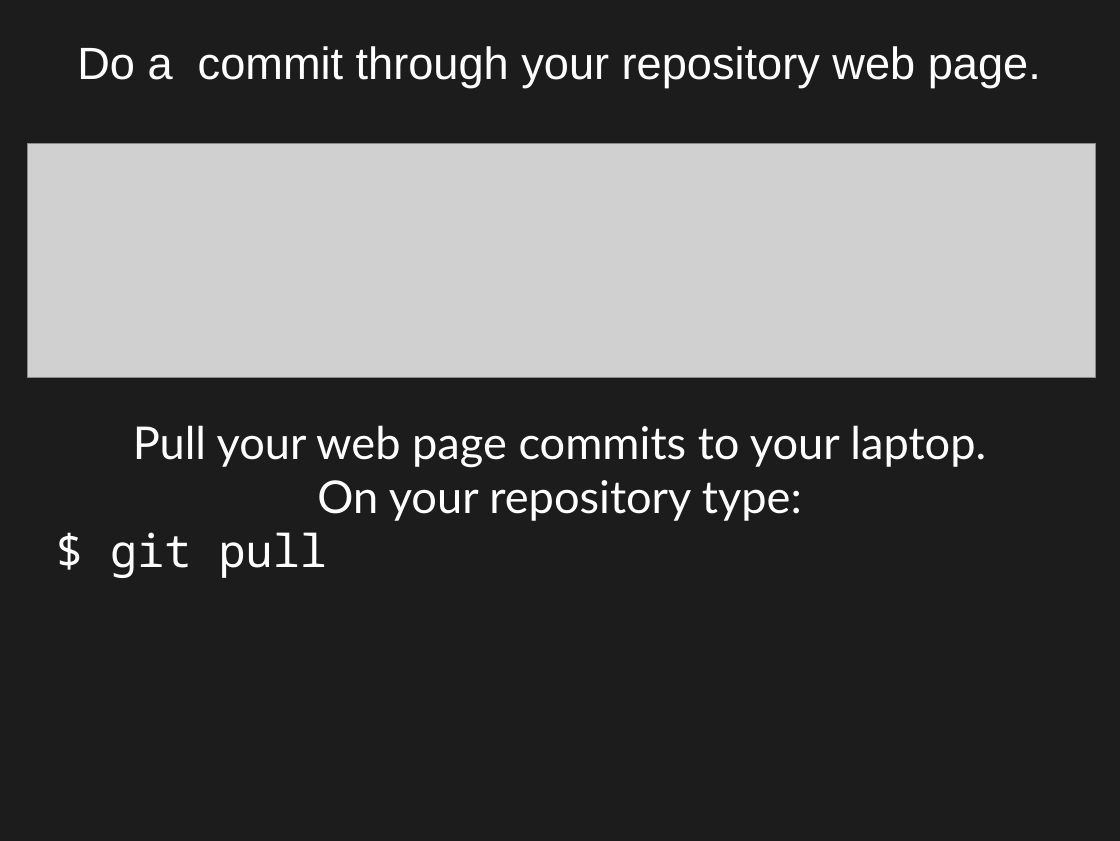
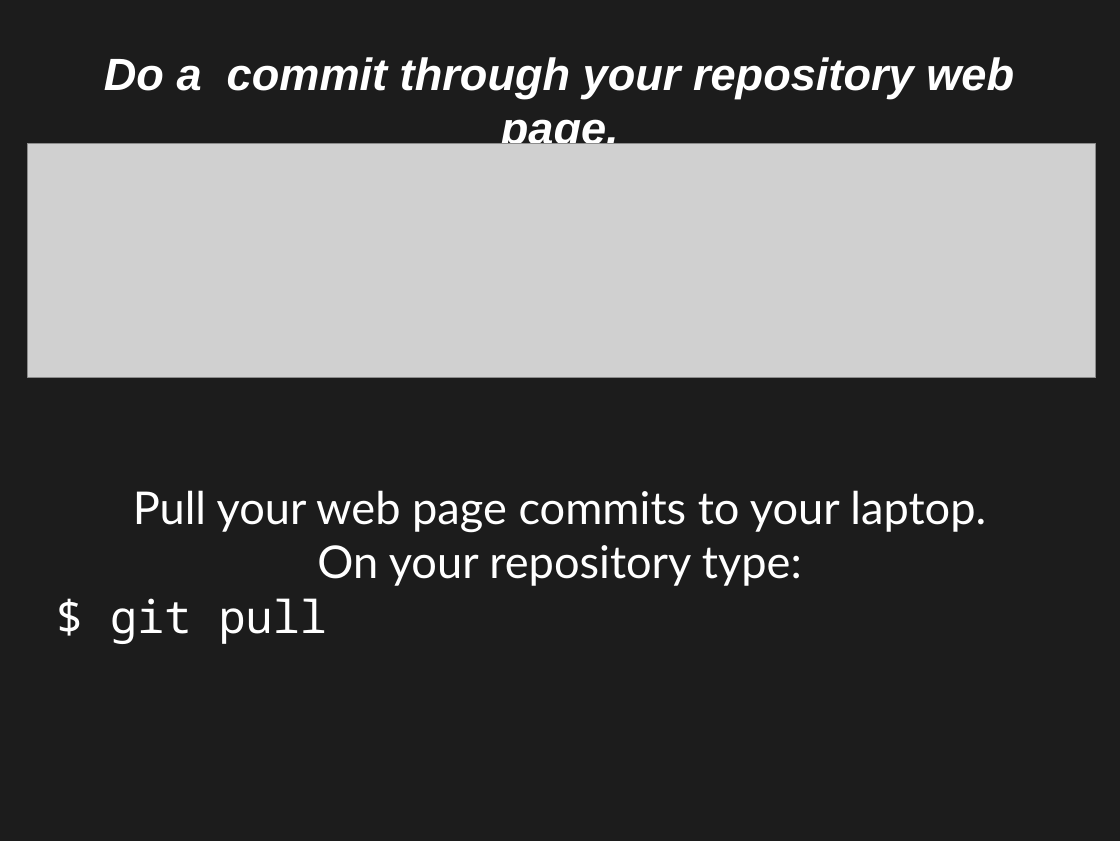
Before and after one commit to jngaravitoc/github_hands_on, a slide deck: slide 17 of git.odp. Drawn at 1120x841 pixels with LibreOffice and Linux fonts; fonts in the diff are those of the drawing; grey boxes stand for pictures. Boxes give left, top, right and bottom in pixels: in the first picture for what was removed or moved away, otherwise in the second. Text is boxed around its words. In the diff, an @@ line names an element or a change of style, - is before the commit and + after.

```diff
--- a/git.odp
+++ b/git.odp
@@ subtitle "Do a commit through your ...": place and size @@
-subtitle "Do a commit through your ..." at (77, 46, 1041, 578)
+subtitle "Do a commit through your ..." at (104, 57, 1014, 644)
@@ subtitle at (104, 57, 1014, 153): bold on, italic on in "Do a commit through your repository web ..." @@
```
Also in this commit, not shown: 4 other slides changed, 1 other file.
